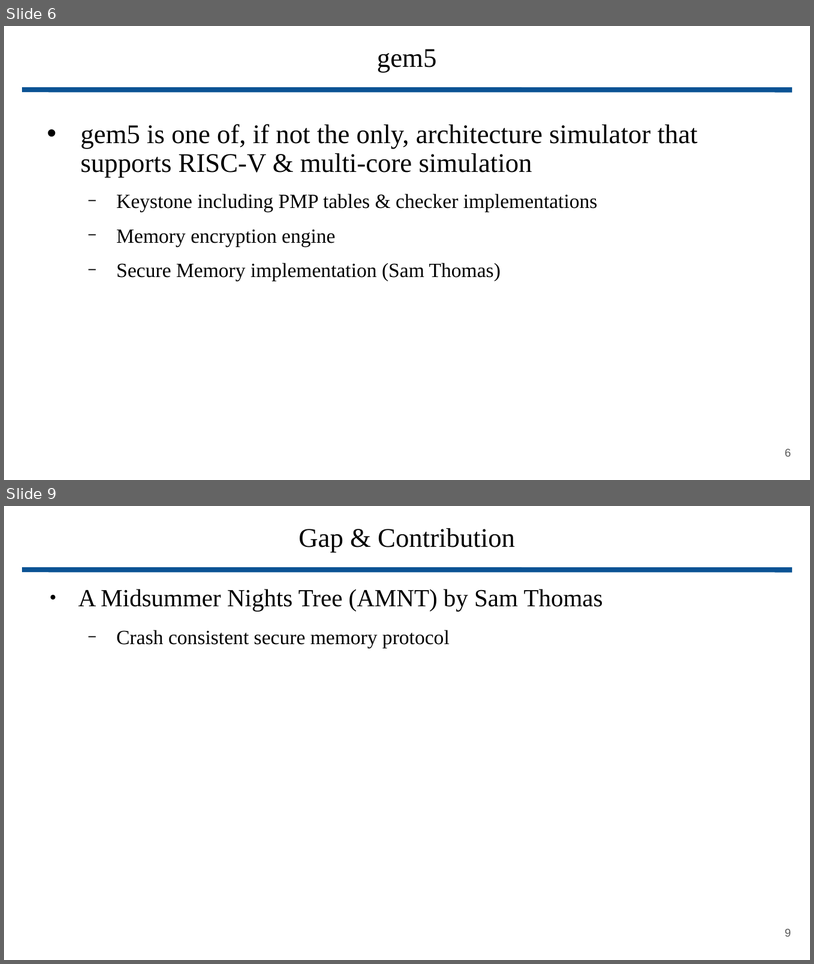
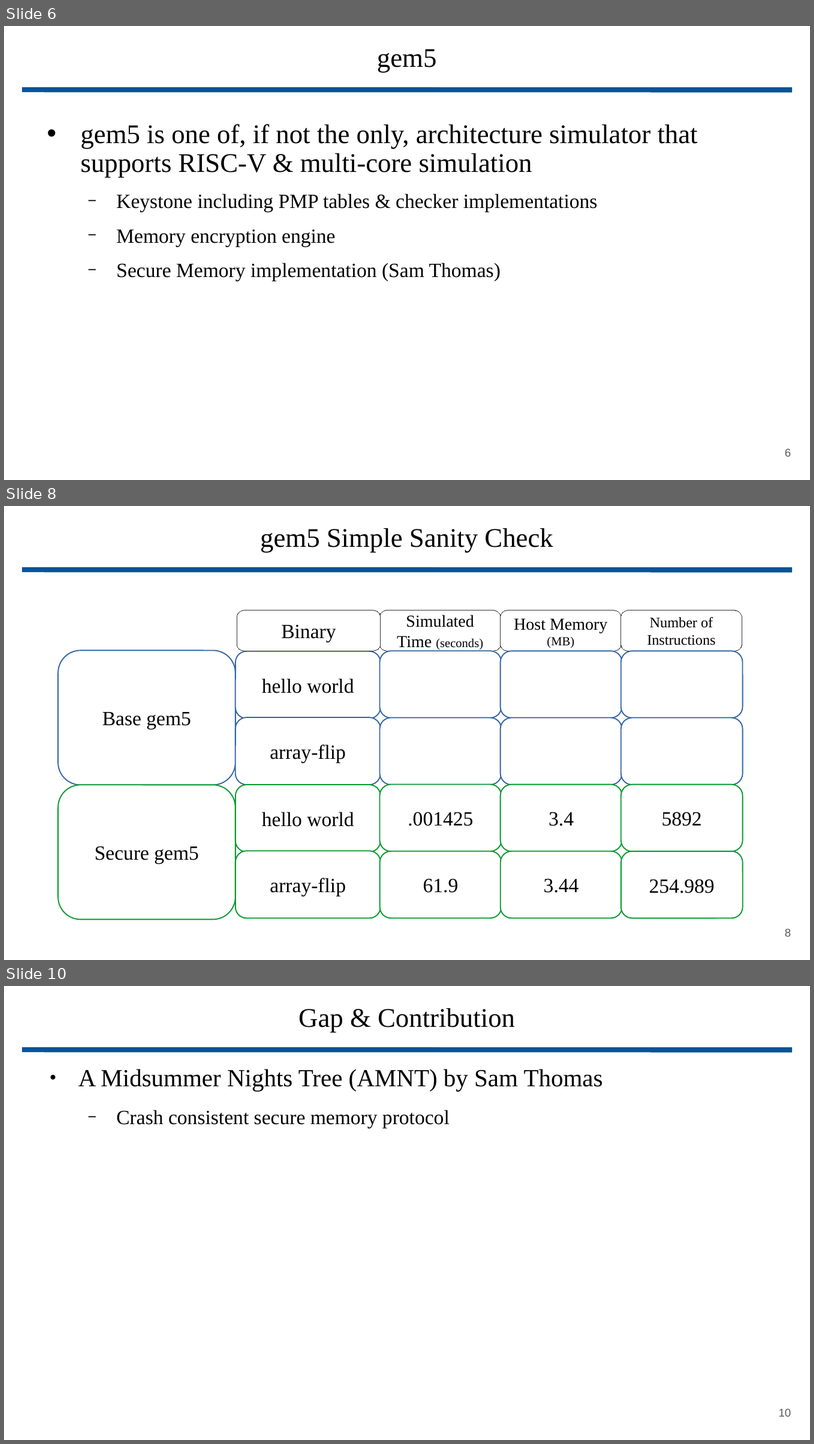
Before and after one commit to wbuz24/grad-research, a slide deck: presentations/update.11.15.pptx. Shown one above the other, each under a label of ours: slides 6 and 9 before the commit, slides 6, 8 and 10 after it; the slides between them are not shown. The pictures are 814x964 and 814x1444 pixels, drawn with LibreOffice and Linux fonts; fonts in the diff are those of the drawing. Boxes give left, top, right and bottom in pixels: in the first picture for what was removed or moved away, otherwise in the second. Text is boxed around its words. In the diff, an @@ line names an element or a change of style, - is before the commit and + after.

```diff
--- a/presentations/update.11.15.pptx
+++ b/presentations/update.11.15.pptx
@@ slide 8 added at bbox=[4, 506, 810, 960], background #FFFFFF @@
@@ title added at bbox=[260, 528, 553, 553], 24 pt, text #000000 @@
+gem5 Simple Sanity Check
@@ line added from (22, 570) to (792, 570), #0B5394 4.51 pt @@
@@ rounded rectangle added at bbox=[237, 610, 381, 651], fill #FFFFFF, outline #333333 0 pt, 18 pt, text #000000 @@
+Binary
@@ rounded rectangle added at bbox=[380, 610, 501, 651], fill #FFFFFF, outline #333333 0 pt, 15 pt, text #000000 @@
+Simulated Time (seconds)
@@ rounded rectangle added at bbox=[501, 610, 622, 651], fill #FFFFFF, outline #333333 0 pt, 15 pt, text #000000 @@
+Host Memory (MB)
@@ rounded rectangle added at bbox=[621, 610, 742, 651], fill #FFFFFF, outline #333333 0 pt, 13 pt, text #000000 @@
+Number of Instructions
@@ rounded rectangle added at bbox=[58, 651, 236, 785], fill #FFFFFF, outline #3465A4 0.99 pt, 18 pt, text #000000 @@
+Base gem5
@@ rounded rectangle added at bbox=[236, 651, 381, 718], fill #FFFFFF, outline #3465A4 0.99 pt, 18 pt, text #000000 @@
+hello world
@@ rounded rectangle added at bbox=[380, 651, 501, 718], fill #FFFFFF, outline #3465A4 0.99 pt @@
@@ rounded rectangle added at bbox=[501, 651, 623, 718], fill #FFFFFF, outline #3465A4 0.99 pt @@
@@ rounded rectangle added at bbox=[621, 651, 743, 718], fill #FFFFFF, outline #3465A4 0.99 pt @@
@@ rounded rectangle added at bbox=[236, 717, 381, 784], fill #FFFFFF, outline #3465A4 0.99 pt, 18 pt, text #000000 @@
+array-flip
@@ rounded rectangle added at bbox=[380, 717, 501, 784], fill #FFFFFF, outline #3465A4 0.99 pt @@
@@ rounded rectangle added at bbox=[501, 717, 623, 784], fill #FFFFFF, outline #3465A4 0.99 pt @@
@@ rounded rectangle added at bbox=[622, 717, 743, 784], fill #FFFFFF, outline #3465A4 0.99 pt @@
@@ rounded rectangle added at bbox=[58, 785, 236, 919], fill #FFFFFF, outline #069A2E 0.99 pt, 18 pt, text #000000 @@
+Secure gem5
@@ rounded rectangle added at bbox=[236, 784, 381, 851], fill #FFFFFF, outline #069A2E 0.99 pt, 18 pt, text #000000 @@
+hello world
@@ rounded rectangle added at bbox=[380, 784, 501, 851], fill #FFFFFF, outline #069A2E 0.99 pt, 18 pt, text #000000 @@
+.001425
@@ rounded rectangle added at bbox=[501, 784, 623, 851], fill #FFFFFF, outline #069A2E 0.99 pt, 18 pt, text #000000 @@
+3.4
@@ rounded rectangle added at bbox=[622, 784, 743, 851], fill #FFFFFF, outline #069A2E 0.99 pt, 18 pt, text #000000 @@
+5892
@@ rounded rectangle added at bbox=[236, 850, 381, 917], fill #FFFFFF, outline #069A2E 0.99 pt, 18 pt, text #000000 @@
+array-flip
@@ rounded rectangle added at bbox=[380, 851, 501, 918], fill #FFFFFF, outline #069A2E 0.99 pt, 18 pt, text #000000 @@
+61.9
@@ rounded rectangle added at bbox=[501, 851, 623, 918], fill #FFFFFF, outline #069A2E 0.99 pt, 18 pt, text #000000 @@
+3.44
@@ rounded rectangle added at bbox=[622, 851, 743, 918], fill #FFFFFF, outline #069A2E 0.99 pt, 18 pt, text #000000 @@
+254.989
@@ page number added at bbox=[785, 928, 791, 936], 10 pt, text #595959 @@
+8
@@ what was slide 9 is now slide 10 @@
@@ page number at bbox=[779, 1408, 792, 1416]: text changed @@
-9
+10
```
Also in this commit, not shown: 4 slides changed.
